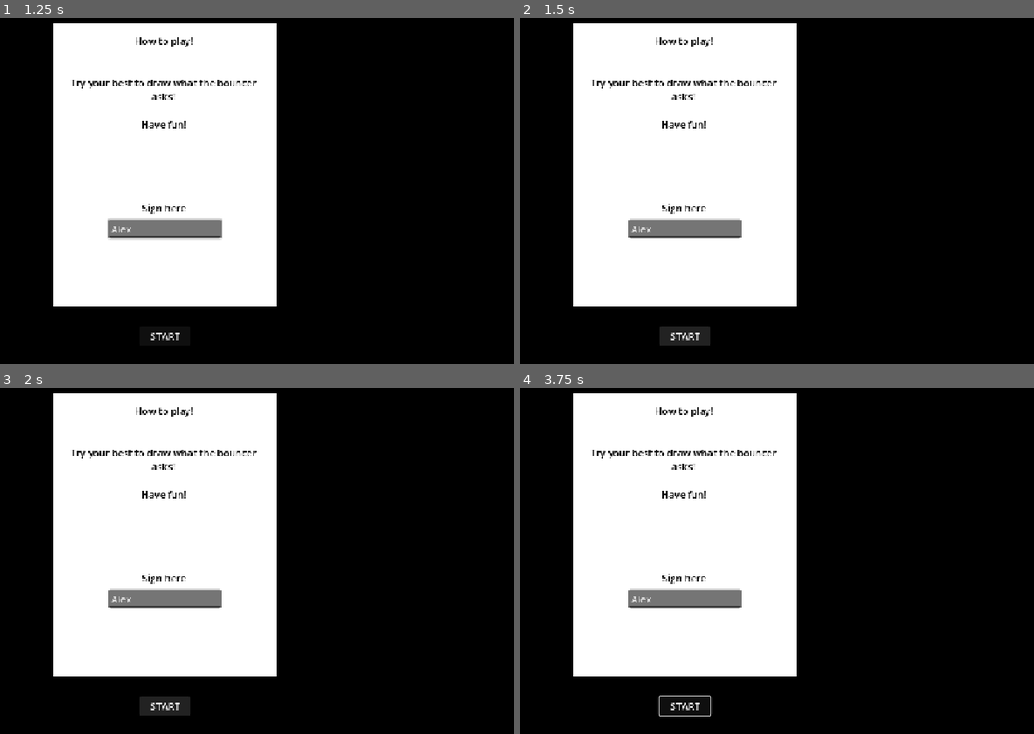
Above: before the commit, frames 1-4 (two rows, left to right).
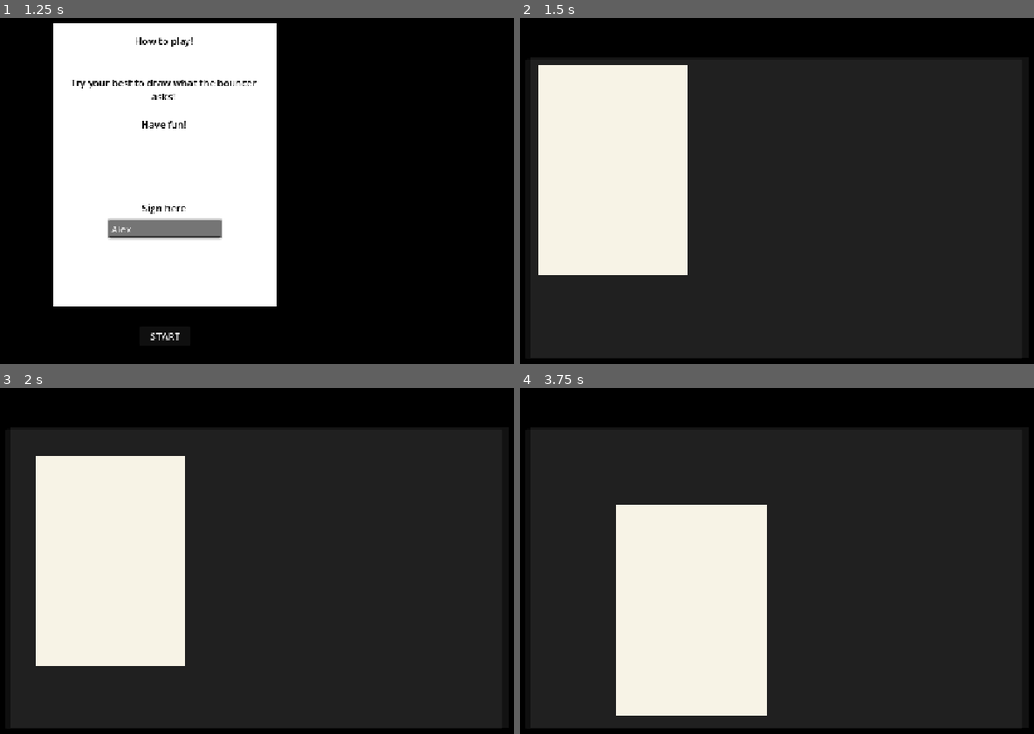
Above: after the commit, the same moments.

Repository: jyatch/bouncer-game
Game: Godot game, scene res://Scenes/HowToPlay.tscn
Two runs of this game, one before a commit and one after it. Both use one fixed random seed, a clock stepped at 60 frames per second and the inputs below. This scene is started directly instead of the project's main scene.
Inputs (mouse positions are in pixels of both pictures, inside the frame that each line leads up to):
- Up to frame 1 (1.25 s): click (164, 229) at 0.52 s; type "Alex" at 0.6 s
- Up to frame 2 (1.5 s): click "START" at 1.25 s
- Up to frame 3 (2 s): no input
- Up to frame 4 (3.75 s): click (684, 706) at 2 s, where only the run before the commit has a clickable "START"; tap Enter at 2.75 s; move the mouse to (838, 519) at 2.77 s; hold Up 2.78-3.53 s; tap Z at 2.85 s; click (838, 519) at 2.92 s; tap Space at 3.02 s; move the mouse to (545, 561) at 3.52 s; hold Down from 3.53 s (still down); tap C at 3.6 s

Frame 1 is identical in both runs. In frame 2, 86% of the frame differs, in the area x 2-98%, y 1-99%; in frame 3, 86%; in frame 4, 87%.

Commit message:
connected main scene and how to play through button

Diff:
--- a/Scenes/HowToPlay.tscn
+++ b/Scenes/HowToPlay.tscn
@@ -1,6 +1,7 @@
 [gd_scene format=3 uid="uid://c7iau3nky63kh"]
 
-[ext_resource type="Script" uid="uid://cuhly4c4a4lm7" path="res://scripts/how_to_play.gd" id="1_wbcyv"]
+[ext_resource type="Script" uid="uid://dtpdxblatirtv" path="res://Scripts/how_to_play.gd" id="1_wbcyv"]
+[ext_resource type="PackedScene" uid="uid://sebrajoc756" path="res://Scenes/Main.tscn" id="2_0mtfm"]
 
 [sub_resource type="CanvasTexture" id="CanvasTexture_yi6e2"]
 
@@ -12,6 +13,7 @@
 grow_horizontal = 2
 grow_vertical = 2
 script = ExtResource("1_wbcyv")
+game_scene = ExtResource("2_0mtfm")
 start_button = NodePath("StartButton")
 name_input = NodePath("TextureRect/NameInput")
 
